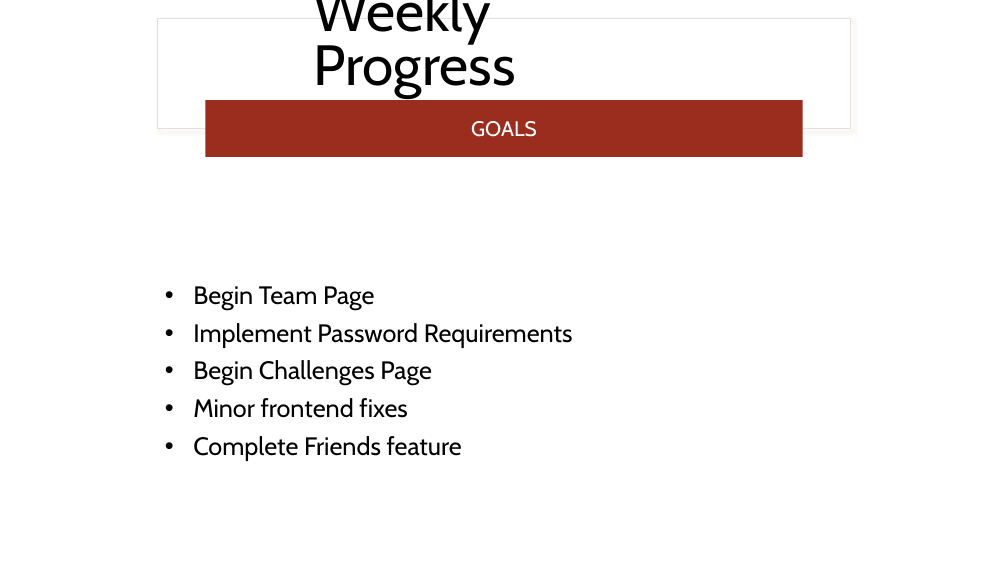
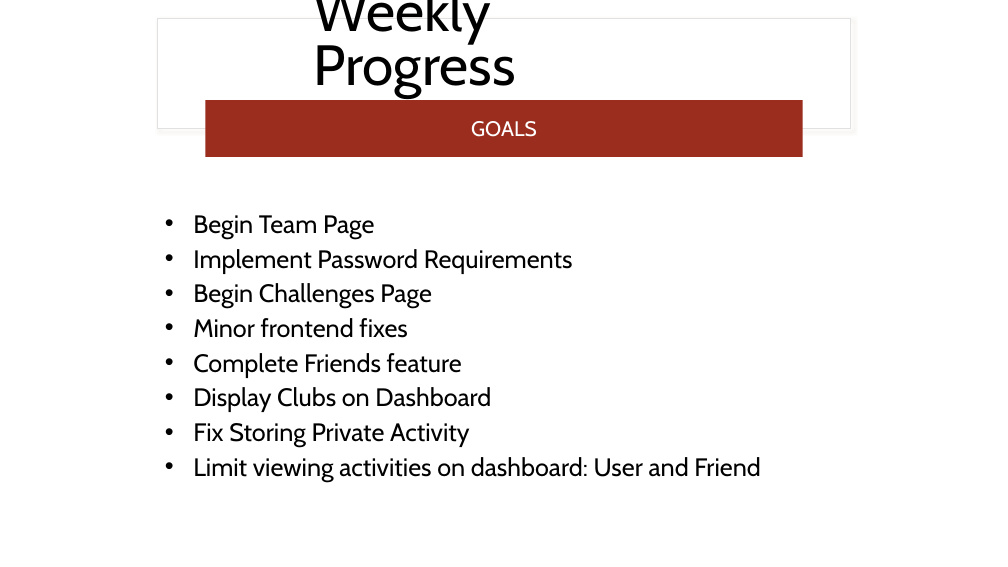
Before and after one commit to jjdeuce06/VulcanActivityTracker, a slide deck: slide 3 of Documentation/Weekly Report/week6/CMSC-4920-Group2-Week6.pptx. Drawn at 1008x567 pixels with LibreOffice and Linux fonts; fonts in the diff are those of the drawing. Boxes give left, top, right and bottom in pixels: in the first picture for what was removed or moved away, otherwise in the second. Text is boxed around its words. In the diff, an @@ line names an element or a change of style, - is before the commit and + after.

Commit message:
slides update

```diff
--- a/Documentation/Weekly Report/week6/CMSC-4920-Group2-Week6.pptx
+++ b/Documentation/Weekly Report/week6/CMSC-4920-Group2-Week6.pptx
@@ text "Begin Team Page": place and size @@
-text "Begin Team Page" at (193, 286, 573, 461)
+text "Begin Team Page" at (193, 215, 760, 482)
@@ text at (193, 215, 573, 378): line spacing 0.9 to 0.8 @@
@@ text at (193, 387, 760, 482): paragraphs added @@
+• Display Clubs on Dashboard
+• Fix Storing Private Activity
+• Limit viewing activities on dashboard: User and Friend
```
Also in this commit, not shown: 2 other slides changed, 4 slides added, 1 other file.
